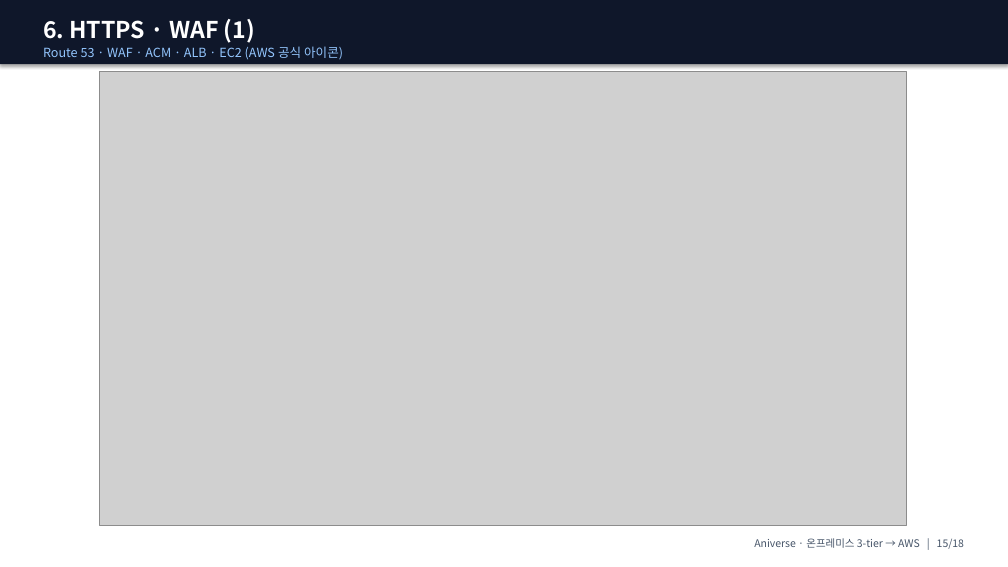
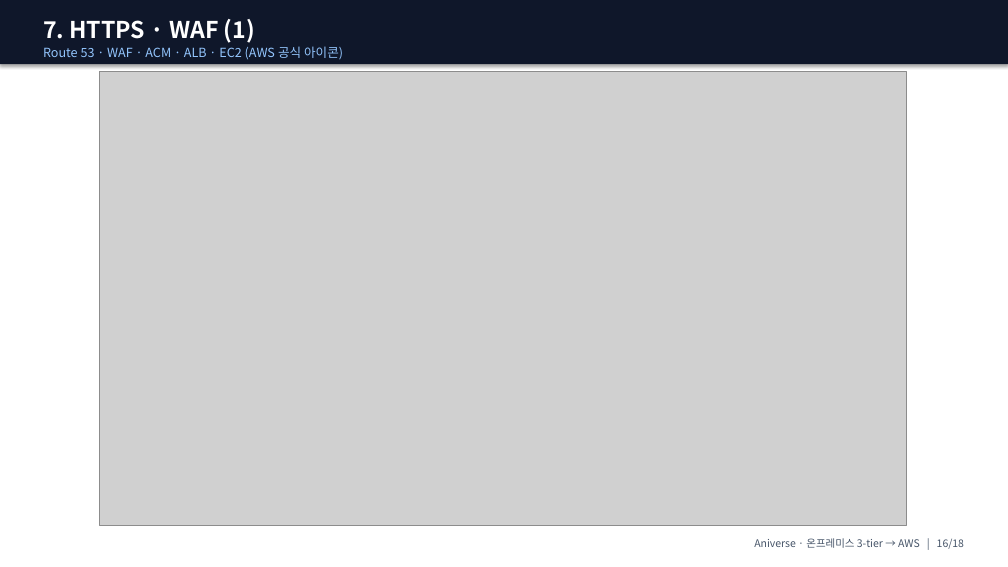
Before and after one commit to ho0215/anime-project-infra, a slide deck: slide 16 of docs/presentation/ppt/Aniverse_발표_강사용.pptx (slide 15 before the commit). Drawn at 1008x567 pixels with LibreOffice and Linux fonts; fonts in the diff are those of the drawing; grey boxes stand for pictures. Boxes give left, top, right and bottom in pixels: in the first picture for what was removed or moved away, otherwise in the second. Text is boxed around its words. In the diff, an @@ line names an element or a change of style, - is before the commit and + after.

```diff
--- a/docs/presentation/ppt/Aniverse_발표_강사용.pptx
+++ b/docs/presentation/ppt/Aniverse_발표_강사용.pptx
@@ text at [43, 19, 255, 43]: text changed @@
-6. HTTPS · WAF (1)
+7. HTTPS · WAF (1)
@@ text at [754, 538, 964, 549]: text changed @@
-Aniverse · 온프레미스 3-tier → AWS | 15/18
+Aniverse · 온프레미스 3-tier → AWS | 16/18
```
Also in this commit, not shown: 12 other slides changed, 7 other files.
